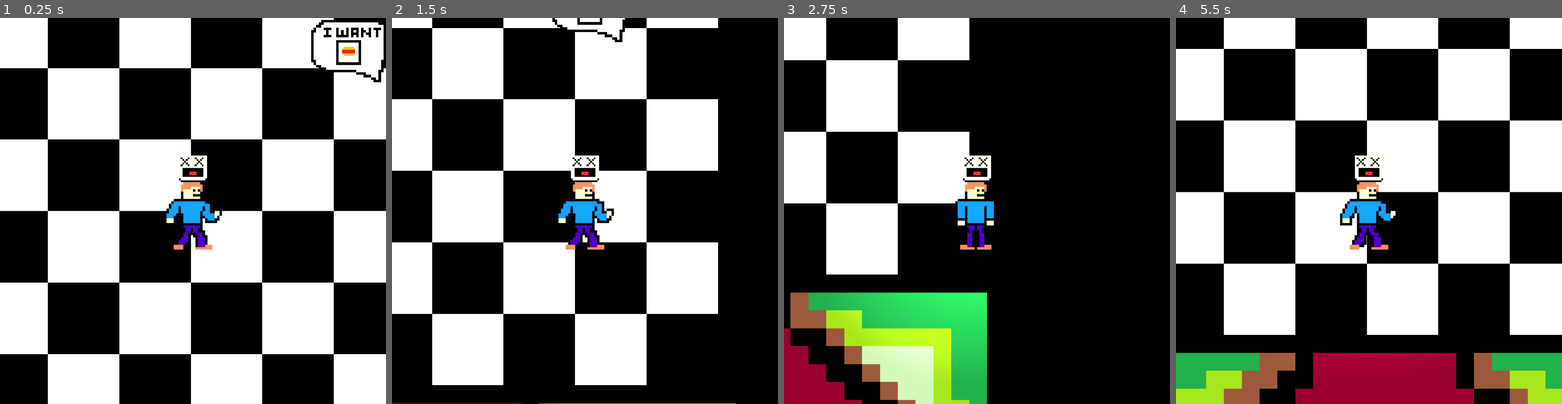
Above: before the commit, frames 1-4 (left to right).
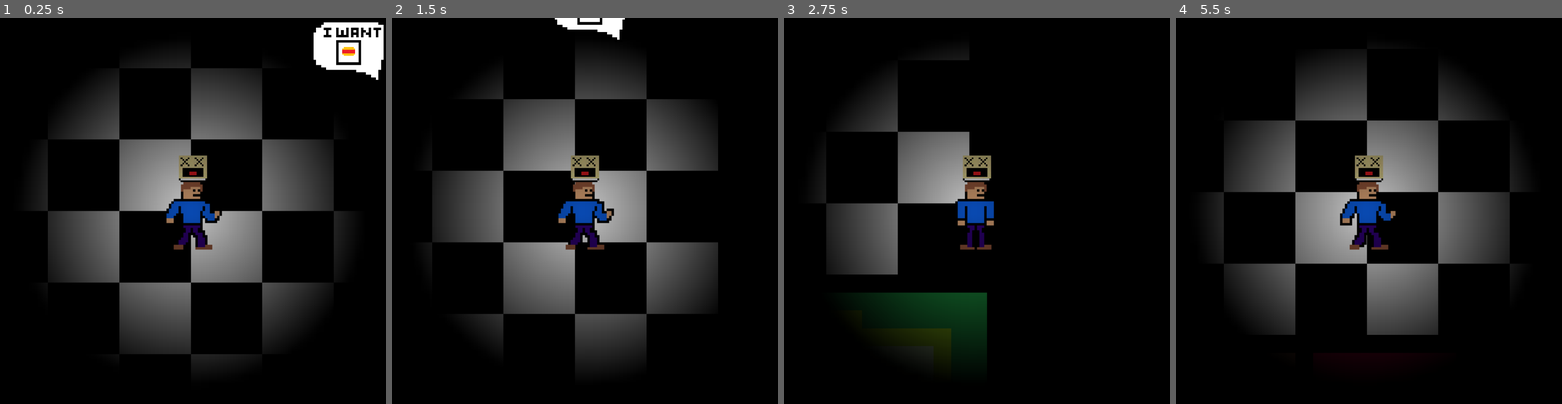
Above: after the commit, the same moments.

Repository: Vektor-Studios/Hackclub-Haven
Game: Godot game, scene res://Scenes/game.tscn
Same seed, same stepped clock (60 frames per second), same inputs: the game is played once before the commit and once after it. The engine's default icon, where the game draws it, is replaced by a stand-in: a white triangle on a blue panel in a dark square.
Inputs:
- Up to frame 1 (0.25 s): no input
- Up to frame 2 (1.5 s): hold D (right) 0.53-1.28 s; hold S (down) from 1.28 s (still down)
- Up to frame 3 (2.75 s): release S (down) at 2.03 s; hold D (right) from 2.03 s (still down)
- Up to frame 4 (5.5 s): release D (right) at 2.78 s; hold W (up) 2.78-3.53 s; hold A (left) 3.53-5.03 s; hold S (down) from 5.03 s (still down)

The runs differ from the first frame. In frame 1, 50% of the frame differs, in the area x 0-100%, y 0-100%; in frame 2, 40%; in frame 3, 30%; in frame 4, 53%.

Commit message:
Revert "added nodes to rooms"
This reverts commit 1c797ca7435a3dc7ed312a5938fcf1e3c2b8b5df.

Diff:
--- a/Scenes/game.tscn
+++ b/Scenes/game.tscn
@@ -22,7 +22,6 @@
 scale = Vector2(1.5, 1.5)
 
 [node name="CanvasModulate" type="CanvasModulate" parent="." unique_id=1043050218]
-visible = false
 color = Color(0, 0, 0, 1)
 
 [node name="Player" parent="." unique_id=1714150782 instance=ExtResource("1_ebmjs")]
@@ -43,47 +42,3 @@
 
 [node name="FoodItemPickup" parent="." unique_id=624916689 instance=ExtResource("2_qxrlw")]
 position = Vector2(419, 238)
-
-[node name="Node2D" type="Node2D" parent="." unique_id=1254706362]
-
-[node name="Node2D" type="Node2D" parent="Node2D" unique_id=829676081]
-position = Vector2(616, 329)
-
-[node name="Node2D2" type="Node2D" parent="Node2D" unique_id=1880247899]
-position = Vector2(619, 951)
-
-[node name="Node2D3" type="Node2D" parent="Node2D" unique_id=2029466064]
-position = Vector2(586, 1622)
-
-[node name="Node2D4" type="Node2D" parent="Node2D" unique_id=1525717144]
-position = Vector2(580, 2305)
-
-[node name="Node2D5" type="Node2D" parent="Node2D" unique_id=2122457538]
-position = Vector2(619, 2885)
-
-[node name="Node2D6" type="Node2D" parent="Node2D" unique_id=1524546605]
-position = Vector2(593, 3471)
-
-[node name="Node2D7" type="Node2D" parent="Node2D" unique_id=1569628259]
-position = Vector2(2143, 319)
-
-[node name="Node2D8" type="Node2D" parent="Node2D" unique_id=1763595652]
-position = Vector2(2156, 964)
-
-[node name="Node2D9" type="Node2D" parent="Node2D" unique_id=772554609]
-position = Vector2(2195, 1674)
-
-[node name="Node2D10" type="Node2D" parent="Node2D" unique_id=1361827960]
-position = Vector2(2188, 2312)
-
-[node name="Node2D11" type="Node2D" parent="Node2D" unique_id=237326145]
-position = Vector2(2182, 2885)
-
-[node name="Node2D12" type="Node2D" parent="Node2D" unique_id=1163951777]
-position = Vector2(2208, 3451)
-
-[node name="Node2D13" type="Node2D" parent="Node2D" unique_id=1846563089]
-position = Vector2(607, 4287)
-
-[node name="Node2D14" type="Node2D" parent="Node2D" unique_id=1179756178]
-position = Vector2(2151, 4287)
